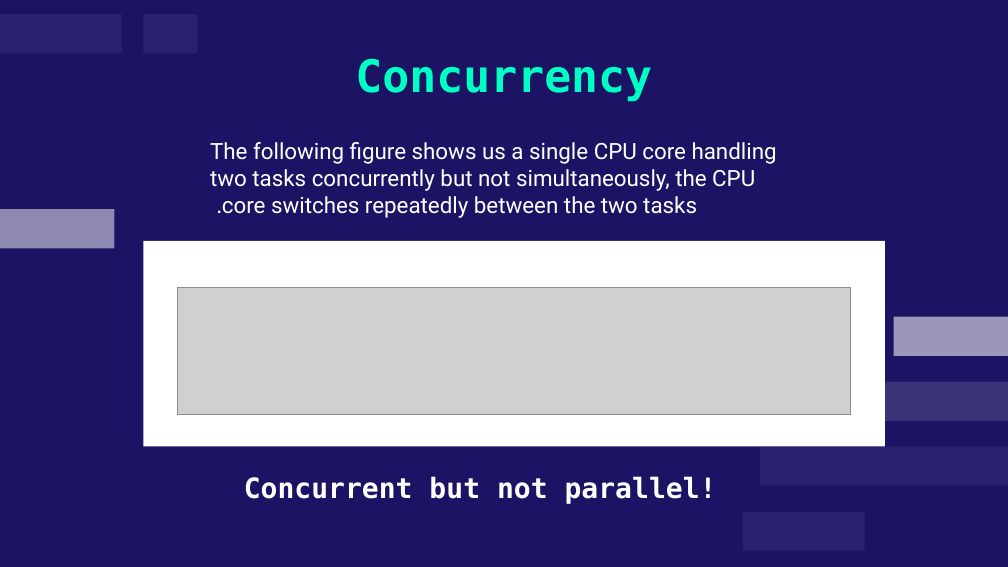
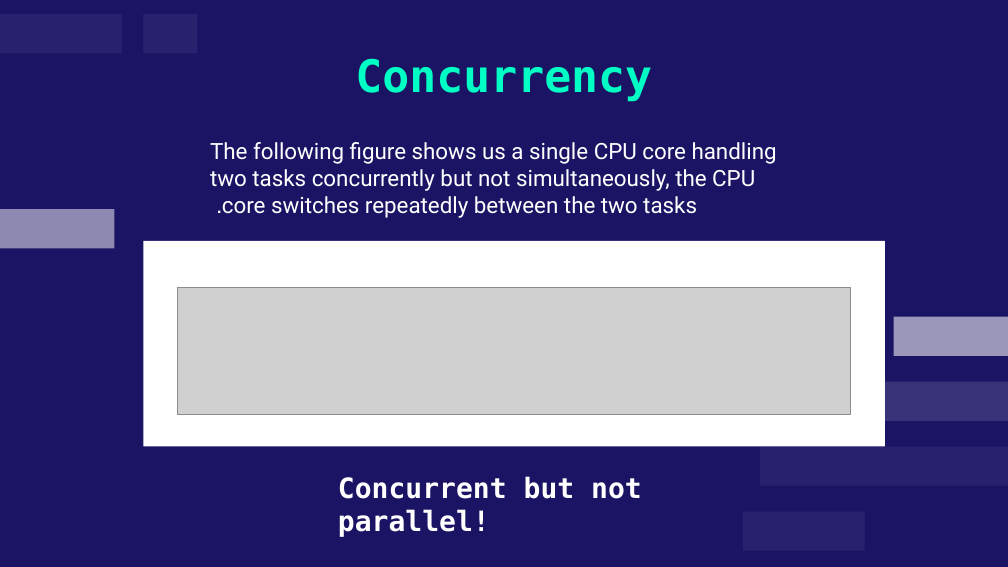
Before and after one commit to Salma7577/multiThreading_and_multiProcessing, a slide deck: slide 10 of Presentation.pptx (slide 8 before the commit). Drawn at 1008x567 pixels with LibreOffice and Linux fonts; fonts in the diff are those of the drawing; grey boxes stand for pictures. Boxes give left, top, right and bottom in pixels: in the first picture for what was removed or moved away, otherwise in the second. Text is boxed around its words. In the diff, an @@ line names an element or a change of style, - is before the commit and + after.

```diff
--- a/Presentation.pptx
+++ b/Presentation.pptx
@@ text "Concurrent but not parallel!" rewrapped from box(244, 476, 717, 504) to box(338, 476, 642, 537) @@
```
Also in this commit, not shown: 3 other slides changed, 1 slide removed, 8 other files.
